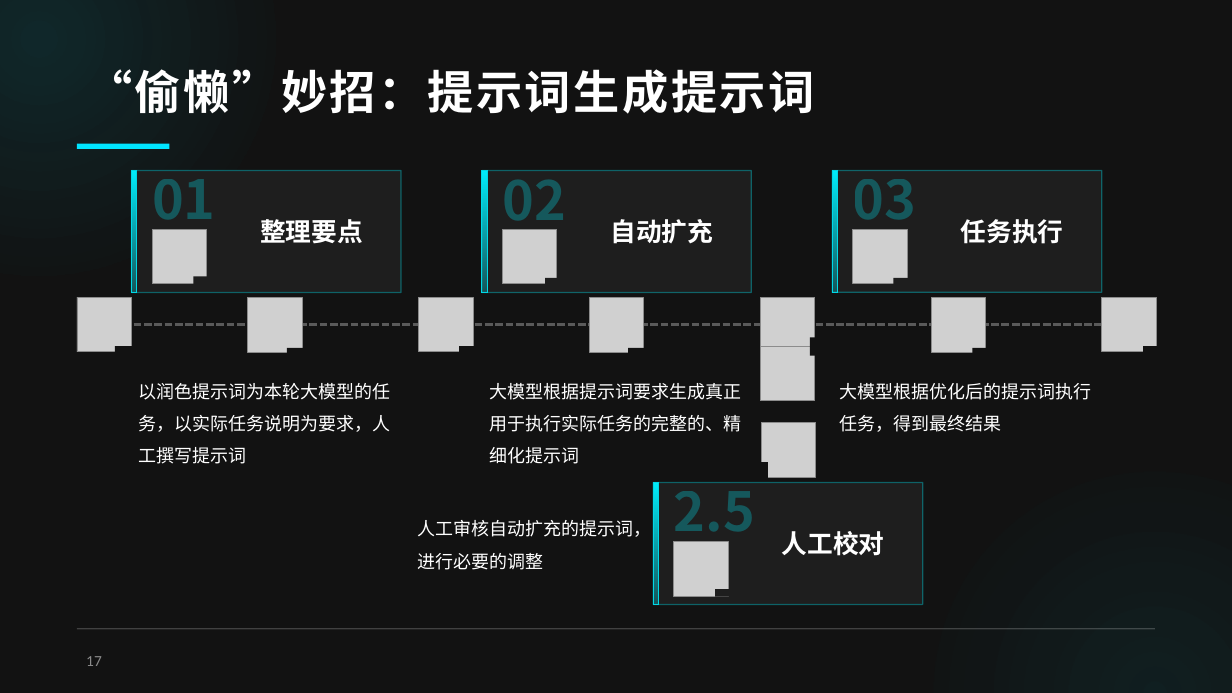
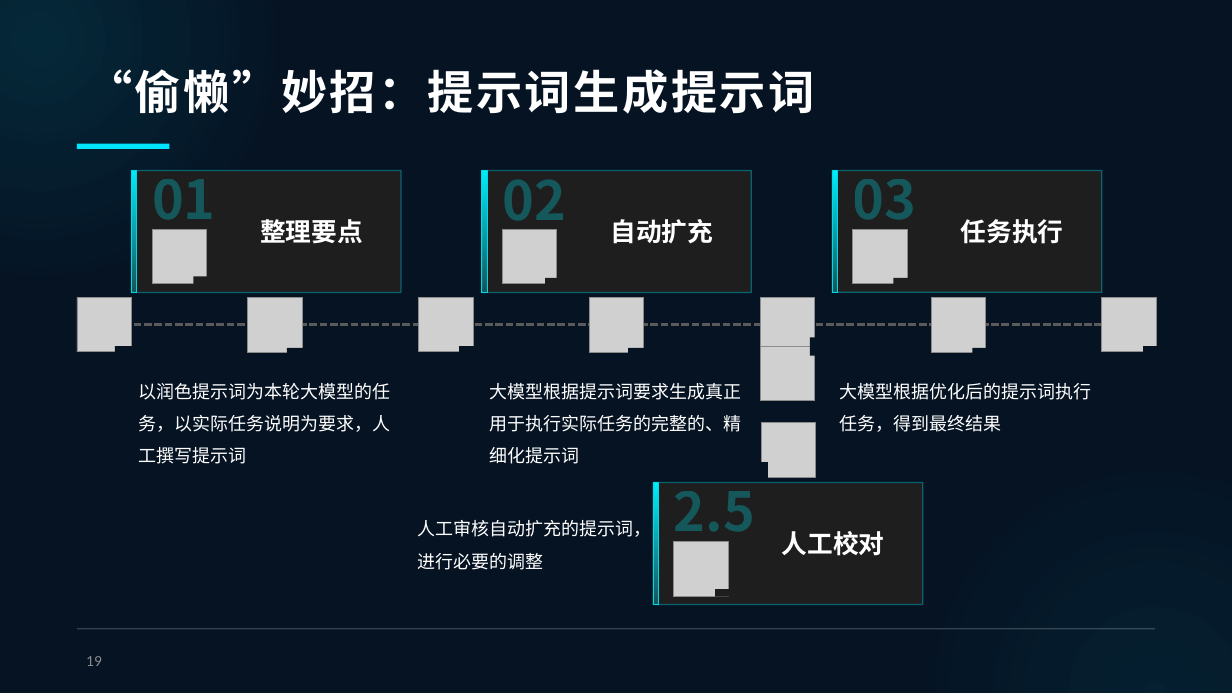
Before and after one commit to TramsWang/Intro2AITechs, a slide deck: slide 19 of 1-基础通识部分/8课时/第6课.pptx (slide 17 before the commit). Drawn at 1232x693 pixels with LibreOffice and Linux fonts; fonts in the diff are those of the drawing; grey boxes stand for pictures; background and template pictures are left out. Boxes give left, top, right and bottom in pixels: in the first picture for what was removed or moved away, otherwise in the second. Text is boxed around its words. In the diff, an @@ line names an element or a change of style, - is before the commit and + after.

```diff
--- a/1-基础通识部分/8课时/第6课.pptx
+++ b/1-基础通识部分/8课时/第6课.pptx
@@ background #121212 to #061323 @@
@@ fill #121212 to #061323 in 9 elements at (115, 347, 133, 354), (287, 348, 306, 356), (459, 347, 478, 354), (628, 348, 647, 356), (798, 348, 816, 356), (972, 348, 991, 356), (1143, 347, 1162, 354), (811, 337, 818, 356), (761, 462, 768, 481) @@
@@ page number at (86, 656, 102, 666): text changed @@
-17
+19
```
Also in this commit, not shown: 17 other slides changed, 2 slides added, 27 other files.
